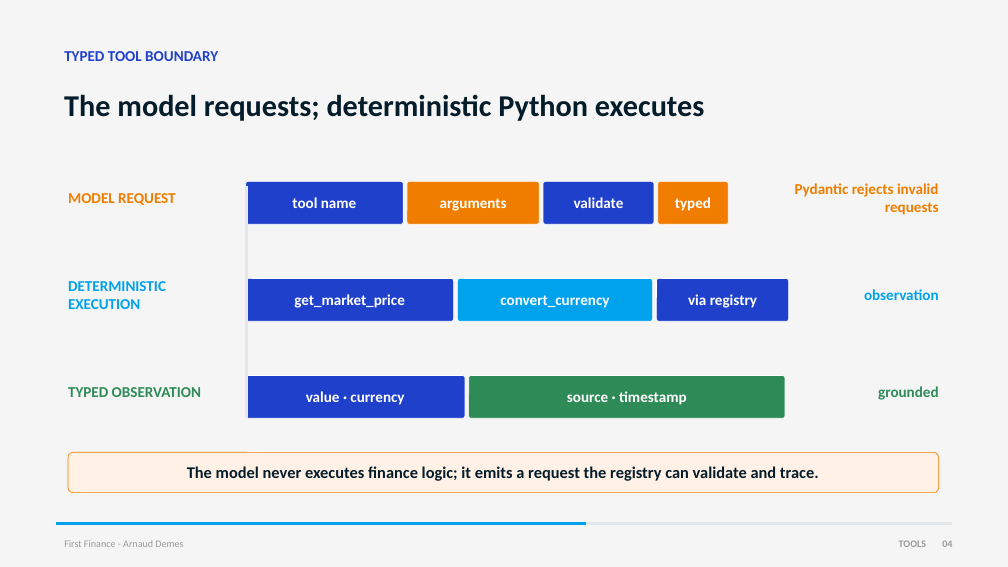
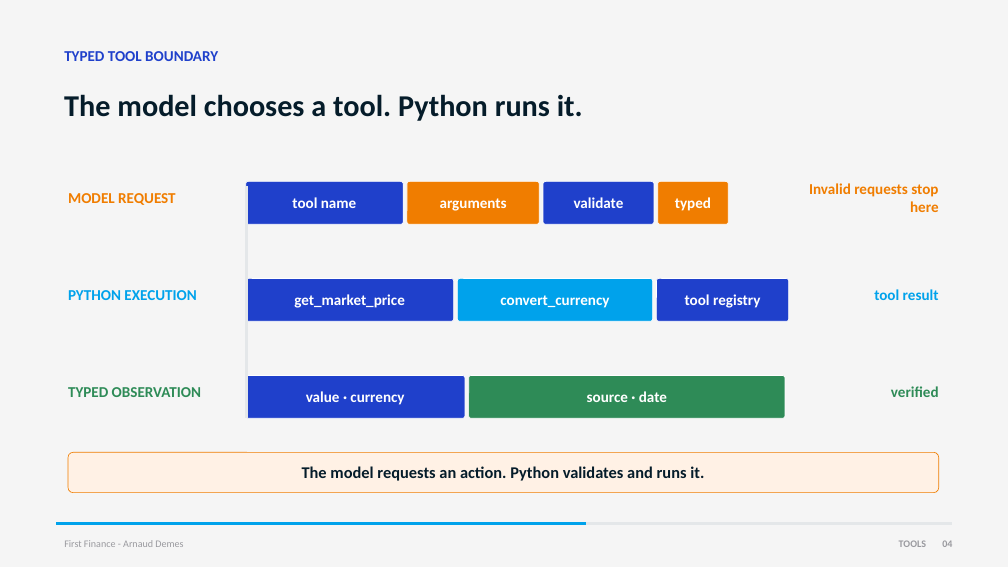
Before and after one commit to Nonocho/finai-academy, a slide deck: slide 4 of decks/08-workflows-vs-agents.pptx. Drawn at 1008x567 pixels with LibreOffice and Linux fonts; fonts in the diff are those of the drawing. Boxes give left, top, right and bottom in pixels: in the first picture for what was removed or moved away, otherwise in the second. Text is boxed around its words. In the diff, an @@ line names an element or a change of style, - is before the commit and + after.

```diff
--- a/decks/08-workflows-vs-agents.pptx
+++ b/decks/08-workflows-vs-agents.pptx
@@ text at <box>64,94,583,121</box>: text changed @@
-The model requests; deterministic Python executes
+The model chooses a tool. Python runs it.
@@ text at <box>809,183,939,212</box>: text changed @@
-Pydantic rejects invalid requests
+Invalid requests stop here
@@ text at <box>68,290,196,300</box>: text changed @@
-DETERMINISTIC EXECUTION
+PYTHON EXECUTION
@@ text at <box>685,294,760,308</box>: text changed @@
-via registry
+tool registry
@@ text at <box>874,289,939,300</box>: text changed @@
-observation
+tool result
@@ text at <box>891,386,939,397</box>: text changed @@
-grounded
+verified
@@ text at <box>587,391,667,402</box>: text changed @@
-source · timestamp
+source · date
@@ text at <box>302,466,704,481</box>: text changed @@
-The model never executes finance logic; it emits a request the registry can validate and trace.
+The model requests an action. Python validates and runs it.
```
Also in this commit, not shown: 6 other slides changed, 2 slides added, 2 slides removed, 1 other file.
